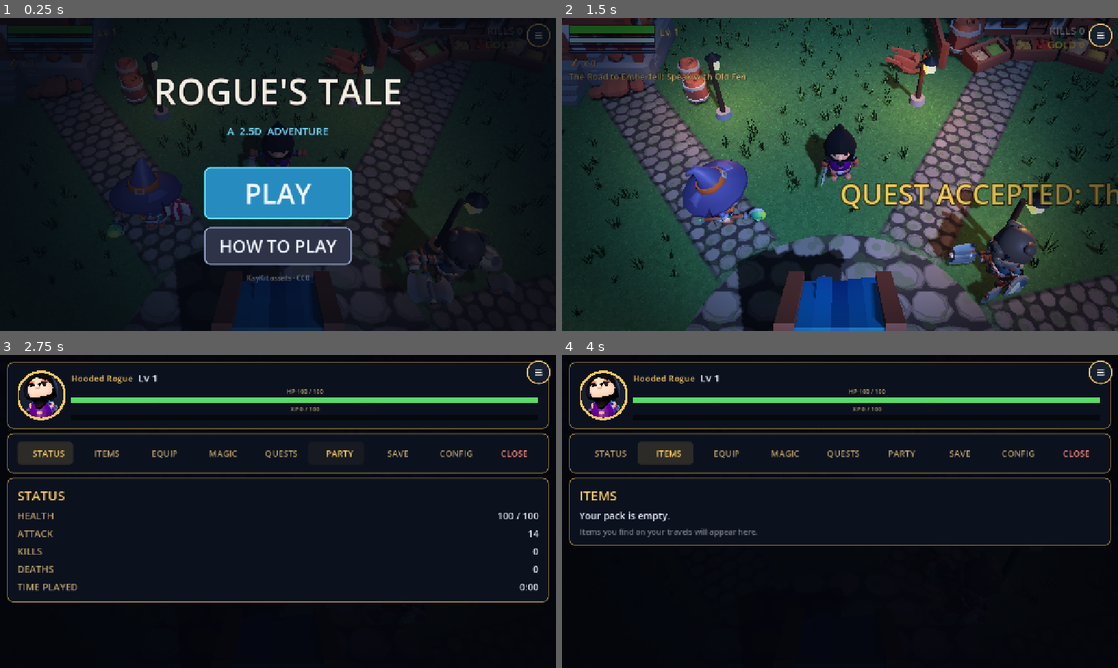
Above: before the commit, frames 1-4 (two rows, left to right).
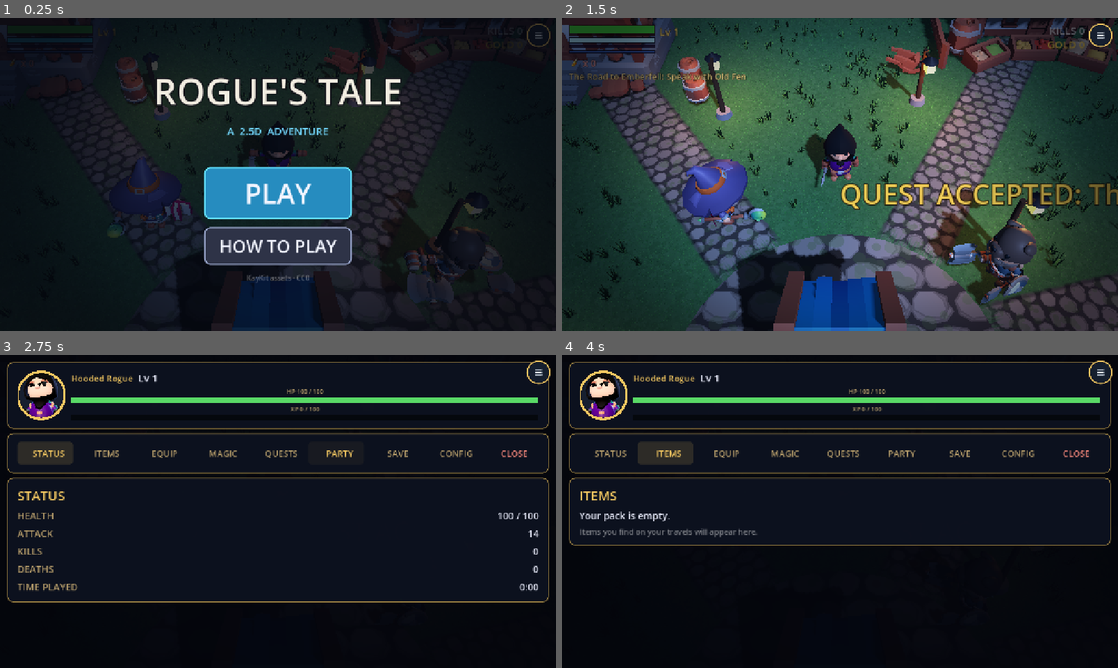
Above: after the commit, the same moments.

Repository: OuterHeavenX/godot-2.5D-rpg
Game: Godot game, scene res://src/world/main.tscn
The game is run twice, just before and just after one commit, with the same random seed, the same clock (stepped at 60 frames per second) and the same inputs.
Inputs (mouse positions are in pixels of both pictures, inside the frame that each line leads up to):
- Up to frame 1 (0.25 s): no input
- Up to frame 2 (1.5 s): click "PLAY" at 0.5 s; click "SKIP" at 1.25 s
- Up to frame 3 (2.75 s): drag from (539, 373) to (333, 442) at 2.02 s
- Up to frame 4 (4 s): click "STATUS" at 2.75 s; click "ITEMS" at 3.5 s

The runs differ from the first frame. In frame 1, 0.2% of the frame differs, in the area x 28-88%, y 10-65%; in frame 2, 3.7%, in the area x 0-100%, y 0-96%; in frame 3, less than 0.1%; in frame 4, less than 0.1%.

Commit message:
Chapter Two: Northern wilds and Grimholt town

Diff:
--- /dev/null
+++ b/src/enemy/north_manager.gd
@@ -0,0 +1,76 @@
+extends Node3D
+## Spawns and maintains the enemy population in the northern wilds.
+## Tougher than the southern foes — the north does not forgive the weak.
+
+signal kills_changed(count: int)
+
+const SKELETON_SCENE := preload("res://src/enemy/skeleton.tscn")
+const HUSK_SCENE := preload("res://src/enemy/drowned_husk.tscn")
+const BANDIT_SCENE := preload("res://src/enemy/shadow_bandit.tscn")
+const RESPAWN_DELAY := 8.0
+
+const SLIME_SCRIPT := preload("res://src/enemy/slime.gd")
+const WISP_SCRIPT := preload("res://src/enemy/wisp.gd")
+const PUMPKIN_SCRIPT := preload("res://src/enemy/jackolantern.gd")
+
+# [kind, scene/script, count, x_min, x_max, z_min, z_max, hp_mult, dmg_mult]
+const POPULATIONS := [
+	["scene", SKELETON_SCENE, 4, -26.0, 26.0, -95.0, -35.0, 1.5, 1.4],
+	["scene", HUSK_SCENE, 2, -20.0, 20.0, -90.0, -40.0, 1.5, 1.4],
+	["scene", BANDIT_SCENE, 2, -26.0, -5.0, -90.0, -40.0, 1.5, 1.4],
+	["script", SLIME_SCRIPT, 2, -24.0, 24.0, -90.0, -40.0, 1.5, 1.4],
+	["script", WISP_SCRIPT, 2, -20.0, 20.0, -95.0, -50.0, 1.5, 1.4],
+	["script", PUMPKIN_SCRIPT, 2, -24.0, 10.0, -90.0, -40.0, 1.5, 1.4],
+]
+
+var kills := 0
+
+var _rng := RandomNumberGenerator.new()
+var _pending: Array = []
+
+func _ready() -> void:
+	add_to_group("north_manager")
+	_rng.randomize()
+	for spec in POPULATIONS:
+		for i in range(int(spec[2])):
+			_spawn(spec)
+
+func _spawn(spec: Array) -> void:
+	var foe: CharacterBody3D
+	if String(spec[0]) == "scene":
+		var scene: PackedScene = spec[1]
+		foe = scene.instantiate() as CharacterBody3D
+	else:
+		var script: Script = spec[1]
+		foe = script.new() as CharacterBody3D
+	# Northern foes are tougher.
+	var hp_mult := float(spec[7])
+	var dmg_mult := float(spec[8])
+	foe.set("max_hp", float(foe.get("max_hp")) * hp_mult)
+	foe.set("attack_damage", float(foe.get("attack_damage")) * dmg_mult)
+	# Confine to the northern wilds.
+	foe.set("roam_min", Vector2(-28.0, -98.0))
+	foe.set("roam_max", Vector2(28.0, -32.0))
+	# Keep clear of Grimholt itself (the town is safe).
+	var pos := Vector3(
+		_rng.randf_range(float(spec[3]), float(spec[4])), 0.1,
+		_rng.randf_range(float(spec[5]), float(spec[6])))
+	if pos.distance_to(Vector3(0, 0, -85)) < 12.0:
+		pos = Vector3(20, 0, -60)
+	foe.position = pos
+	foe.connect("died", _on_foe_died.bind(spec))
+	add_child(foe)
+
+func _on_foe_died(_foe: Variant, spec: Array) -> void:
+	kills += 1
+	kills_changed.emit(kills)
+	_pending.append(spec)
+	var tw := create_tween()
+	tw.tween_interval(RESPAWN_DELAY)
+	tw.tween_callback(_respawn_one)
+
+func _respawn_one() -> void:
+	if _pending.is_empty():
+		return
+	var spec: Array = _pending.pop_front()
+	_spawn(spec)
--- a/src/quest/quest_db.gd
+++ b/src/quest/quest_db.gd
@@ -118,7 +118,112 @@
 		"reward_gold": 500,
 		"reward_xp": 300,
 	},
+	# ---------------------------------------------------------- CHAPTER TWO
+	{
+		"id": "the_northern_road",
+		"giver": "Old Fen",
+		"title": "The Northern Road",
+		"main": true,
+		"prereq": "the_drowned_tyrant",
+		"objective_type": "talk",
+		"objective_target": "Old Fen",
+		"objective_text": "Speak with Old Fen",
+		"offer": [
+			"The Northern Road",
+			"Vorgath is gone, but the riders from Grimholt bring grim news.",
+			"The northern road is overrun. The dead walk the cold wilds, bolder than ever.",
+			"Grimholt needs a hero, traveler. The north gate stands open. Will you go?",
+		],
+		"reminder": [
+			"The north gate, traveler. Grimholt is waiting.",
+		],
+		"complete_lines": [
+			"The Northern Road",
+			"Then go with my blessing. The northern wilds are cruel — dead trees, jagged rocks, and worse.",
+			"Find Elder Sella in Grimholt. Tell her Emberfell remembers its friends.",
+		],
+		"reward_gold": 100,
+		"reward_xp": 80,
+	},
+	{
+		"id": "grimholt_bound",
+		"giver": "Old Fen",
+		"title": "Grimholt Bound",
+		"main": true,
+		"prereq": "the_northern_road",
+		"objective_type": "reach",
+		"objective_target": [0.0, -85.0, 10.0],
+		"objective_text": "Reach Grimholt in the far north",
+		"offer": [
+			"Grimholt Bound",
+			"North through the gate, then follow the road. It's a long walk — the wilds are bigger than ours.",
+			"Stay on the road if you can. The treeline hides teeth.",
+			"Grimholt's lamps burn at the far end. Don't let them go out.",
+		],
+		"reminder": [
+			"North, traveler. Follow the road to Grimholt.",
+		],
+		"complete_lines": [
+			"Grimholt Bound",
+			"You made it. The town still stands — barely.",
+			"Find Elder Sella. She'll know what needs doing.",
+		],
+		"reward_gold": 150,
+		"reward_xp": 120,
+	},
+	{
+		"id": "the_cold_dark",
+		"giver": "Elder Sella",
+		"title": "The Cold Dark",
+		"main": true,
+		"prereq": "grimholt_bound",
+		"objective_type": "kill",
+		"objective_target": 12,
+		"objective_text": "Defeat 12 northern foes",
+		"offer": [
+			"The Cold Dark",
+			"Emberfell sends us a hero. Good — we need one.",
+			"The northern wilds crawl with the dead. Stronger than the southern rabble, too — the cold preserves them.",
+			"Thin them: 12. Then we'll talk about what's really stirring out there.",
+		],
+		"reminder": [
+			"Twelve of them, hero. The northern wilds.",
+		],
+		"complete_lines": [
+			"The Cold Dark",
+			"Twelve. The road breathes easier already.",
+			"But this is just the beginning. Something ancient sleeps beneath the northern ice — and it's waking.",
+		],
+		"reward_gold": 300,
+		"reward_xp": 250,
+	},
 	# ---------------------------------------------------------- SIDE QUESTS
+	{
+		"id": "hobs_watch",
+		"main": false,
+		"giver": "Hob",
+		"title": "Hob's Watch",
+		"prereq": "grimholt_bound",
+		"objective_type": "kill",
+		"objective_target": 6,
+		"objective_text": "Defeat 6 foes",
+		"offer": [
+			"Hob's Watch",
+			"You're the Emberfell hero? Good. I could use a hand on my rounds.",
+			"The treeline near the road — that's where they gather. Six of 'em, at least.",
+			"Watch yourself. They're tougher up here.",
+		],
+		"reminder": [
+			"Six foes near the northern road, hero.",
+		],
+		"complete_lines": [
+			"Hob's Watch",
+			"Six down. The road's safer for it.",
+			"You're alright, Emberfell. Here's your pay.",
+		],
+		"reward_gold": 180,
+		"reward_xp": 140,
+	},
 	{
 		"id": "pips_dream",
 		"giver": "Pip",
--- a/src/quest/quest_manager.gd
+++ b/src/quest/quest_manager.gd
@@ -28,6 +28,10 @@
 	_hud = get_tree().get_first_node_in_group("hud")
 	if _skel_mgr != null and _skel_mgr.has_signal("kills_changed"):
 		_skel_mgr.kills_changed.connect(_on_kills_changed)
+	# Northern wilds kills count too.
+	var north_mgr := get_tree().get_first_node_in_group("north_manager")
+	if north_mgr != null and north_mgr.has_signal("kills_changed"):
+		north_mgr.kills_changed.connect(_on_kills_changed)
 	if _player != null:
 		if _player.has_signal("potions_changed"):
 			_player.potions_changed.connect(_on_potions_changed)
--- a/src/world/grass_field.gd
+++ b/src/world/grass_field.gd
@@ -4,9 +4,9 @@
 
 const WIND_SHADER := preload("res://src/world/grass_wind.gdshader")
 const ISLAND_LAKE := preload("res://src/world/island_lake.gd")
-const TUFT_COUNT := 6000
+const TUFT_COUNT := 9000
 const GROUND_HALF_X := 30.0
-const GROUND_Z_MIN := -30.0
+const GROUND_Z_MIN := -100.0
 const GROUND_Z_MAX := 70.0
 # Keep tufts out of these spots (x, z, radius): houses, trees, player spawn.
 const CLEARINGS := [
--- /dev/null
+++ b/src/world/grimholt.gd
@@ -0,0 +1,68 @@
+extends Node3D
+## Grimholt: a hardy northern town at the end of the long road.
+## Smaller and grimmer than Emberfell — stone houses huddled against
+## the cold, lamps burning against the dark. Built from the same
+## KayKit models, scaled 5x like the village.
+
+const BUILDING_SCALE := 5.0
+const CENTER := Vector3(0, 0, -85)
+
+# model path, offset from CENTER, collision footprint (x, z) at 1x
+const BUILDINGS := [
+	["res://src/world/buildings/tavern.gltf", Vector3(-9, 0, 0), Vector2(1.17, 1.33)],
+	["res://src/world/buildings/market.gltf", Vector3(9, 0, -2), Vector2(1.80, 1.32)],
+	["res://src/world/buildings/house_a.gltf", Vector3(-7, 0, 8), Vector2(0.80, 0.86)],
+	["res://src/world/buildings/house_b.gltf", Vector3(7, 0, 7), Vector2(0.87, 1.10)],
+	["res://src/world/buildings/house_a.gltf", Vector3(0, 0, -10), Vector2(0.80, 0.86)],
+	["res://src/world/buildings/well.gltf", Vector3(0, 0, 0), Vector2(0.65, 0.75)],
+]
+
+func _ready() -> void:
+	var collision_body := StaticBody3D.new()
+	collision_body.name = "GrimholtCollision"
+	add_child(collision_body)
+	for spec in BUILDINGS:
+		var path: String = str(spec[0])
+		var offset: Vector3 = spec[1]
+		var footprint: Vector2 = spec[2]
+		var pos := CENTER + offset
+		var packed := load(path) as PackedScene
+		if packed == null:
+			push_error("grimholt: failed to load " + path)
+			continue
+		var inst := packed.instantiate() as Node3D
+		inst.position = pos
+		inst.rotation.y = 0.0  # face south (+Z), toward the road
+		inst.scale = Vector3.ONE * BUILDING_SCALE
+		add_child(inst)
+		var cs := CollisionShape3D.new()
+		var box := BoxShape3D.new()
+		box.size = Vector3(
+			footprint.x * BUILDING_SCALE * 0.92, 4.0,
+			footprint.y * BUILDING_SCALE * 0.92)
+		cs.shape = box
+		cs.position = pos + Vector3(0, 2.0, 0)
+		collision_body.add_child(cs)
+	# Warm lamps against the cold dark.
+	_add_lamp(Vector3(-4, 0, -83))
+	_add_lamp(Vector3(4, 0, -87))
+
+func _add_lamp(pos: Vector3) -> void:
+	var lamp := OmniLight3D.new()
+	lamp.light_color = Color(1.0, 0.65, 0.35)  # Warm.
+	lamp.light_energy = 1.2
+	lamp.omni_range = 8.0
+	lamp.position = pos + Vector3(0, 3.0, 0)
+	add_child(lamp)
+	# Lamp post (simple).
+	var post := MeshInstance3D.new()
+	var pm := CylinderMesh.new()
+	pm.top_radius = 0.08
+	pm.bottom_radius = 0.12
+	pm.height = 3.0
+	post.mesh = pm
+	var mat := StandardMaterial3D.new()
+	mat.albedo_color = Color(0.2, 0.18, 0.16)
+	post.material_override = mat
+	post.position = pos + Vector3(0, 1.5, 0)
+	add_child(post)
--- /dev/null
+++ b/src/world/grimholt_npcs.gd
@@ -0,0 +1,43 @@
+extends Node3D
+## Grimholt's people: hardy northerners holding out against the cold
+## and the things that walk in it.
+
+const VILLAGERS := [
+	{
+		"name": "Elder Sella",
+		"pos": Vector3(-2, 0, -83),
+		"dialogue": ["So Emberfell still stands. Good. We feared the worst when the riders stopped coming.", "Vorgath's death echoes north, traveler. But something older stirs beneath the ice."],
+		"tunic": Color(0.50, 0.45, 0.55),
+		"wanders": false,
+		"kaykit": "Mage",
+	},
+	{
+		"name": "Hob",
+		"pos": Vector3(5, 0, -80),
+		"dialogue": ["I scout the northern road. The dead walk bolder every night.", "If you're heading back south, watch the treeline. They like the treeline."],
+		"tunic": Color(0.35, 0.40, 0.30),
+		"wanders": true,
+		"kaykit": "Rogue",
+	},
+	{
+		"name": "Wren",
+		"pos": Vector3(-6, 0, -88),
+		"dialogue": ["Potions? Aye, I trade in 'em. The cold's good for preserving.", "Buy something, or don't. The dead don't haggle."],
+		"tunic": Color(0.55, 0.40, 0.25),
+		"wanders": false,
+		"kaykit": "Barbarian",
+	},
+]
+
+func _ready() -> void:
+	var villager_script := preload("res://src/npc/villager.gd")
+	for data in VILLAGERS:
+		var v: Node3D = villager_script.new()
+		v.position = data["pos"]
+		v.set("npc_name", data["name"])
+		v.set("dialogue", data["dialogue"])
+		v.set("tunic_color", data["tunic"])
+		v.set("wanders", data["wanders"])
+		if data.has("kaykit"):
+			v.set("kaykit_model", data["kaykit"])
+		add_child(v)
--- a/src/world/main.tscn
+++ b/src/world/main.tscn
@@ -4,6 +4,7 @@
 [ext_resource type="PackedScene" path="res://src/player/player.tscn" id="2_player"]
 [ext_resource type="PackedScene" path="res://src/ui/touch_controls.tscn" id="3_touch"]
 [ext_resource type="Script" path="res://src/enemy/skeleton_manager.gd" id="10_skelmgr"]
+[ext_resource type="Script" path="res://src/enemy/north_manager.gd" id="25_northmgr"]
 [ext_resource type="PackedScene" path="res://src/ui/hud.tscn" id="11_hud"]
 [ext_resource type="Script" path="res://src/world/grass_field.gd" id="4_grassfield"]
 [ext_resource type="Texture2D" path="res://src/world/grass_ground.png" id="5_grasstex"]
@@ -18,7 +19,10 @@
 [ext_resource type="Script" path="res://src/ui/shop_ui.gd" id="16_shop"]
 [ext_resource type="Script" path="res://src/ui/dialogue_ui.gd" id="17_dialogue"]
 [ext_resource type="Script" path="res://src/world/villagers.gd" id="18_villagers"]
+[ext_resource type="Script" path="res://src/world/grimholt_npcs.gd" id="24_grimholtnpcs"]
 [ext_resource type="Script" path="res://src/world/wilderness.gd" id="19_wilderness"]
+[ext_resource type="Script" path="res://src/world/northwild.gd" id="22_northwild"]
+[ext_resource type="Script" path="res://src/world/grimholt.gd" id="23_grimholt"]
 [ext_resource type="Script" path="res://src/world/island_lake.gd" id="21_islandlake"]
 [ext_resource type="Script" path="res://src/fx/vignette.gd" id="20_vignette"]
 
@@ -37,16 +41,16 @@
 fog_sky_affect = 0.3
 
 [sub_resource type="PlaneMesh" id="PlaneMesh_ground"]
-size = Vector2(60, 100)
+size = Vector2(60, 170)
 
 [sub_resource type="StandardMaterial3D" id="StandardMaterial3D_ground"]
 albedo_color = Color(1, 1, 1, 1)
 albedo_texture = ExtResource("5_grasstex")
-uv1_scale = Vector3(24, 40, 24)
+uv1_scale = Vector3(24, 68, 24)
 roughness = 0.95
 
 [sub_resource type="BoxShape3D" id="BoxShape3D_ground"]
-size = Vector3(60, 1, 100)
+size = Vector3(60, 1, 170)
 
 [node name="Main" type="Node3D"]
 
@@ -73,7 +77,7 @@
 far = 100.0
 
 [node name="Ground" type="StaticBody3D" parent="."]
-transform = Transform3D(1, 0, 0, 0, 1, 0, 0, 0, 1, 0, 0, 20)
+transform = Transform3D(1, 0, 0, 0, 1, 0, 0, 0, 1, 0, 0, -15)
 
 [node name="MeshInstance3D" type="MeshInstance3D" parent="Ground"]
 mesh = SubResource("PlaneMesh_ground")
@@ -104,12 +108,18 @@
 [node name="Villagers" type="Node3D" parent="."]
 script = ExtResource("18_villagers")
 
+[node name="GrimholtNPCs" type="Node3D" parent="."]
+script = ExtResource("24_grimholtnpcs")
+
 [node name="TouchControls" parent="." instance=ExtResource("3_touch")]
 
 [node name="HUD" parent="." instance=ExtResource("11_hud")]
 
 [node name="SkeletonManager" type="Node3D" parent="."]
 script = ExtResource("10_skelmgr")
+
+[node name="NorthManager" type="Node3D" parent="."]
+script = ExtResource("25_northmgr")
 
 [node name="GrassField" type="MultiMeshInstance3D" parent="."]
 script = ExtResource("4_grassfield")
@@ -126,6 +136,12 @@
 [node name="Wilderness" type="Node3D" parent="."]
 script = ExtResource("19_wilderness")
 
+[node name="NorthWild" type="Node3D" parent="."]
+script = ExtResource("22_northwild")
+
+[node name="Grimholt" type="Node3D" parent="."]
+script = ExtResource("23_grimholt")
+
 [node name="IslandLake" type="Node3D" parent="."]
 script = ExtResource("21_islandlake")
 
--- /dev/null
+++ b/src/world/northwild.gd
@@ -0,0 +1,166 @@
+extends Node3D
+## Northern wilderness: a harsher, colder wilds stretching from the north
+## village gate (z=-30) to the far north wall (z=-100). Denser dead trees,
+## jagged rocks, and fewer living pines — the land itself feels wrong here.
+## Built from primitives in the KayKit low-poly style.
+
+const WILD_MIN := Vector2(-28, -98)
+const WILD_MAX := Vector2(28, -32)
+# Keep the road to Grimholt clear: a 4m-wide path from the north gate
+# (0, -30) to Grimholt's south gate (0, -78).
+const ROAD_X := 0.0
+const ROAD_HALF := 2.5
+
+var _rng := RandomNumberGenerator.new()
+
+var _trunk_mat: StandardMaterial3D
+var _pine_mat: StandardMaterial3D
+var _rock_mat: StandardMaterial3D
+var _dead_mat: StandardMaterial3D
+var _snow_mat: StandardMaterial3D
+
+func _ready() -> void:
+	_rng.seed = 98765  # Consistent layout.
+	_make_materials()
+	var collision_body := StaticBody3D.new()
+	collision_body.name = "NorthWildCollision"
+	add_child(collision_body)
+	# Sparse living pines (the cold kills most).
+	for i in 20:
+		_place_pine(_random_pos(), collision_body)
+	# Many dead trees — the signature of the north.
+	for i in 35:
+		_place_dead_tree(_random_pos(), collision_body)
+	# Jagged rocks everywhere.
+	for i in 40:
+		_place_rock(_random_pos(), collision_body)
+	# Snow-dusted bushes.
+	for i in 25:
+		_place_bush(_random_pos(), collision_body)
+
+func _random_pos() -> Vector3:
+	# Keep clear of the road to Grimholt.
+	for attempt in 15:
+		var p := Vector3(
+			_rng.randf_range(WILD_MIN.x, WILD_MAX.x), 0,
+			_rng.randf_range(WILD_MIN.y, WILD_MAX.y))
+		if absf(p.x - ROAD_X) > ROAD_HALF + 1.5:
+			return p
+	return Vector3(20, 0, -60)
+
+func _make_materials() -> void:
+	_trunk_mat = StandardMaterial3D.new()
+	_trunk_mat.albedo_color = Color(0.28, 0.20, 0.15)
+	_trunk_mat.roughness = 0.9
+	_pine_mat = StandardMaterial3D.new()
+	_pine_mat.albedo_color = Color(0.16, 0.28, 0.20)  # Darker, colder green.
+	_pine_mat.roughness = 0.85
+	_rock_mat = StandardMaterial3D.new()
+	_rock_mat.albedo_color = Color(0.38, 0.39, 0.42)  # Gray-blue stone.
+	_rock_mat.roughness = 0.95
+	_dead_mat = StandardMaterial3D.new()
+	_dead_mat.albedo_color = Color(0.32, 0.28, 0.25)  # Pale dead wood.
+	_dead_mat.roughness = 0.9
+	_snow_mat = StandardMaterial3D.new()
+	_snow_mat.albedo_color = Color(0.75, 0.78, 0.82)
+	_snow_mat.roughness = 0.7
+
+func _place_pine(pos: Vector3, collision_body: StaticBody3D) -> void:
+	var tree := Node3D.new()
+	tree.position = pos
+	var s := _rng.randf_range(0.9, 1.5)
+	tree.scale = Vector3(s, s, s)
+	add_child(tree)
+	var trunk := _box(Vector3(0.35, 1.2, 0.35), _trunk_mat)
+	trunk.position = Vector3(0, 0.6, 0)
+	tree.add_child(trunk)
+	for i in 3:
+		var cone := MeshInstance3D.new()
+		var cm := CylinderMesh.new()
+		cm.top_radius = 0.0
+		cm.bottom_radius = 1.1 - i * 0.25
+		cm.height = 1.0
+		cone.mesh = cm
+		cone.material_override = _pine_mat
+		cone.position = Vector3(0, 1.5 + i * 0.7, 0)
+		tree.add_child(cone)
+	# Snow cap on top.
+	var snow := MeshInstance3D.new()
+	var sm := CylinderMesh.new()
+	sm.top_radius = 0.0
+	sm.bottom_radius = 0.45
+	sm.height = 0.35
+	snow.mesh = sm
+	snow.material_override = _snow_mat
+	snow.position = Vector3(0, 3.6, 0)
+	tree.add_child(snow)
+	_add_trunk_collision(pos, collision_body)
+
+func _place_dead_tree(pos: Vector3, collision_body: StaticBody3D) -> void:
+	var tree := Node3D.new()
+	tree.position = pos
+	var s := _rng.randf_range(0.8, 1.4)
+	tree.scale = Vector3(s, s, s)
+	add_child(tree)
+	var trunk := _box(Vector3(0.3, 2.2, 0.3), _dead_mat)
+	trunk.position = Vector3(0, 1.1, 0)
+	tree.add_child(trunk)
+	# Twisted branches.
+	for i in 4:
+		var branch := _box(Vector3(0.15, 1.0, 0.15), _dead_mat)
+		var ang := _rng.randf_range(0.0, TAU)
+		branch.position = Vector3(cos(ang) * 0.4, 1.8 + i * 0.25, sin(ang) * 0.4)
+		branch.rotation = Vector3(
+			_rng.randf_range(-0.6, 0.6), ang, _rng.randf_range(-0.6, 0.6))
+		tree.add_child(branch)
+	_add_trunk_collision(pos, collision_body)
+
+func _place_rock(pos: Vector3, collision_body: StaticBody3D) -> void:
+	var rock := MeshInstance3D.new()
+	var rm := BoxMesh.new()
+	# Jagged: random non-uniform scale.
+	rm.size = Vector3(1, 1, 1)
+	rock.mesh = rm
+	rock.material_override = _rock_mat
+	rock.position = pos + Vector3(0, 0.3, 0)
+	rock.scale = Vector3(
+		_rng.randf_range(0.6, 1.6),
+		_rng.randf_range(0.5, 1.4),
+		_rng.randf_range(0.6, 1.6))
+	rock.rotation.y = _rng.randf_range(0.0, TAU)
+	rock.rotation.z = _rng.randf_range(-0.15, 0.15)
+	add_child(rock)
+	var col := CollisionShape3D.new()
+	var shape := BoxShape3D.new()
+	shape.size = Vector3(1.0, 0.8, 1.0)
+	col.shape = shape
+	col.position = pos + Vector3(0, 0.4, 0)
+	collision_body.add_child(col)
+
+func _place_bush(pos: Vector3, _collision_body: StaticBody3D) -> void:
+	var bush := MeshInstance3D.new()
+	var bm := SphereMesh.new()
+	bm.radius = 0.5
+	bm.height = 0.8
+	bush.mesh = bm
+	bush.material_override = _snow_mat  # Snow-covered.
+	bush.position = pos + Vector3(0, 0.3, 0)
+	bush.scale.y = 0.7
+	add_child(bush)
+
+func _box(size: Vector3, mat: Material) -> MeshInstance3D:
+	var mi := MeshInstance3D.new()
+	var bm := BoxMesh.new()
+	bm.size = size
+	bm.material = mat
+	mi.mesh = bm
+	return mi
+
+func _add_trunk_collision(pos: Vector3, collision_body: StaticBody3D) -> void:
+	var col := CollisionShape3D.new()
+	var shape := CylinderShape3D.new()
+	shape.radius = 0.3
+	shape.height = 2.0
+	col.shape = shape
+	col.position = pos + Vector3(0, 1.0, 0)
+	collision_body.add_child(col)
--- a/src/world/stone_walls.gd
+++ b/src/world/stone_walls.gd
@@ -7,6 +7,7 @@
 const WALL_SCENE_PATH := "res://src/world/walls/wall_straight.gltf"
 const HALF := 30.0          # village is 60x60, walls sit on the edge
 const WILD_Z := 70.0        # wilderness extends south to z=+70
+const NORTH_Z := -100.0     # northern wilds extend north to z=-100
 const GATE_HALF := 2.0      # gate opening is 4m wide
 const SEG_LEN := 2.0        # KayKit wall_straight is 2m long
 const HEIGHT_SCALE := 2.0   # stretch walls to twice their height
@@ -58,7 +59,9 @@
 func _build_walls(wall_mesh: Mesh) -> void:
 	var xforms: Array = []
 	# North village wall.
-	_run(xforms, Vector3(-HALF, 0, -HALF), Vector3(HALF, 0, -HALF), false)
+	# North wall (z=-HALF) with a gate gap leading to the northern wilds.
+	_run(xforms, Vector3(-HALF, 0, -HALF), Vector3(-GATE_HALF, 0, -HALF), false)
+	_run(xforms, Vector3(GATE_HALF, 0, -HALF), Vector3(HALF, 0, -HALF), false)
 	# South village wall, split by the gate gap.
 	_run(xforms, Vector3(-HALF, 0, HALF), Vector3(-GATE_HALF, 0, HALF), false)
 	_run(xforms, Vector3(GATE_HALF, 0, HALF), Vector3(HALF, 0, HALF), false)
@@ -69,6 +72,10 @@
 	_run(xforms, Vector3(-HALF, 0, -HALF), Vector3(-HALF, 0, WILD_Z), true)
 	# South wilderness wall.
 	_run(xforms, Vector3(-HALF, 0, WILD_Z), Vector3(HALF, 0, WILD_Z), false)
+	# Northern wilds perimeter: north wall, plus east/west extensions.
+	_run(xforms, Vector3(-HALF, 0, NORTH_Z), Vector3(HALF, 0, NORTH_Z), false)
+	_run(xforms, Vector3(-HALF, 0, NORTH_Z), Vector3(-HALF, 0, -HALF), true)
+	_run(xforms, Vector3(HALF, 0, NORTH_Z), Vector3(HALF, 0, -HALF), true)
 	var mm := MultiMesh.new()
 	mm.transform_format = MultiMesh.TRANSFORM_3D
 	mm.mesh = wall_mesh
@@ -85,6 +92,7 @@
 		Vector3(-HALF, 0, -HALF), Vector3(HALF, 0, -HALF),
 		Vector3(-HALF, 0, HALF), Vector3(HALF, 0, HALF),
 		Vector3(-HALF, 0, WILD_Z), Vector3(HALF, 0, WILD_Z),
+		Vector3(-HALF, 0, NORTH_Z), Vector3(HALF, 0, NORTH_Z),
 	]
 	var stone_mat := StandardMaterial3D.new()
 	stone_mat.albedo_color = Color(0.52, 0.53, 0.56)
@@ -124,16 +132,17 @@
 	caps.name = "PillarCaps"
 	add_child(caps)
 
-	# Gate pillars as individual nodes (only two).
-	for gx in [-GATE_HALF, GATE_HALF]:
-		var gp := MeshInstance3D.new()
-		gp.mesh = gate_mesh
-		gp.position = Vector3(gx, (WALL_H + 1.6) * 0.5, HALF)
-		add_child(gp)
-		var gc := MeshInstance3D.new()
-		gc.mesh = gate_cap
-		gc.position = Vector3(gx, WALL_H + 1.6 + 0.15, HALF)
-		add_child(gc)
+	# Gate pillars as individual nodes (south gate + north gate).
+	for gz in [HALF, -HALF]:
+		for gx in [-GATE_HALF, GATE_HALF]:
+			var gp := MeshInstance3D.new()
+			gp.mesh = gate_mesh
+			gp.position = Vector3(gx, (WALL_H + 1.6) * 0.5, gz)
+			add_child(gp)
+			var gc := MeshInstance3D.new()
+			gc.mesh = gate_cap
+			gc.position = Vector3(gx, WALL_H + 1.6 + 0.15, gz)
+			add_child(gc)
 
 func _box(parent: Node, center: Vector3, size: Vector3) -> void:
 	var cs := CollisionShape3D.new()
@@ -146,7 +155,14 @@
 func _build_collision() -> void:
 	var body := StaticBody3D.new()
 	body.name = "WallCollision"
-	_box(body, Vector3(0, 3, -HALF), Vector3(HALF * 2 + 2, 6, 1.2))
+	# North village wall, two segments leaving the north gate open.
+	_box(body, Vector3(-(HALF + GATE_HALF) * 0.5, 3, -HALF),
+		Vector3(HALF - GATE_HALF, 6, 1.2))
+	_box(body, Vector3((HALF + GATE_HALF) * 0.5, 3, -HALF),
+		Vector3(HALF - GATE_HALF, 6, 1.2))
+	# North gate pillars are solid.
+	_box(body, Vector3(-GATE_HALF, 3, -HALF), Vector3(1.6, 6, 1.6))
+	_box(body, Vector3(GATE_HALF, 3, -HALF), Vector3(1.6, 6, 1.6))
 	# South village wall, two segments leaving the gate open.
 	_box(body, Vector3(-(HALF + GATE_HALF) * 0.5, 3, HALF),
 		Vector3(HALF - GATE_HALF, 6, 1.2))
@@ -163,4 +179,10 @@
 		Vector3(1.2, 6, WILD_Z + HALF + 2))
 	# South wilderness wall.
 	_box(body, Vector3(0, 3, WILD_Z), Vector3(HALF * 2 + 2, 6, 1.2))
+	# Northern wilds perimeter.
+	_box(body, Vector3(0, 3, NORTH_Z), Vector3(HALF * 2 + 2, 6, 1.2))
+	_box(body, Vector3(-HALF, 3, (NORTH_Z - HALF) * 0.5),
+		Vector3(1.2, 6, HALF - NORTH_Z + 2))
+	_box(body, Vector3(HALF, 3, (NORTH_Z - HALF) * 0.5),
+		Vector3(1.2, 6, HALF - NORTH_Z + 2))
 	add_child(body)
Not shown, added: src/enemy/north_manager.gd.uid
Not shown, added: src/world/grimholt.gd.uid
Not shown, added: src/world/grimholt_npcs.gd.uid
Not shown, added: src/world/northwild.gd.uid
Not shown, changed: docs/index.pck
